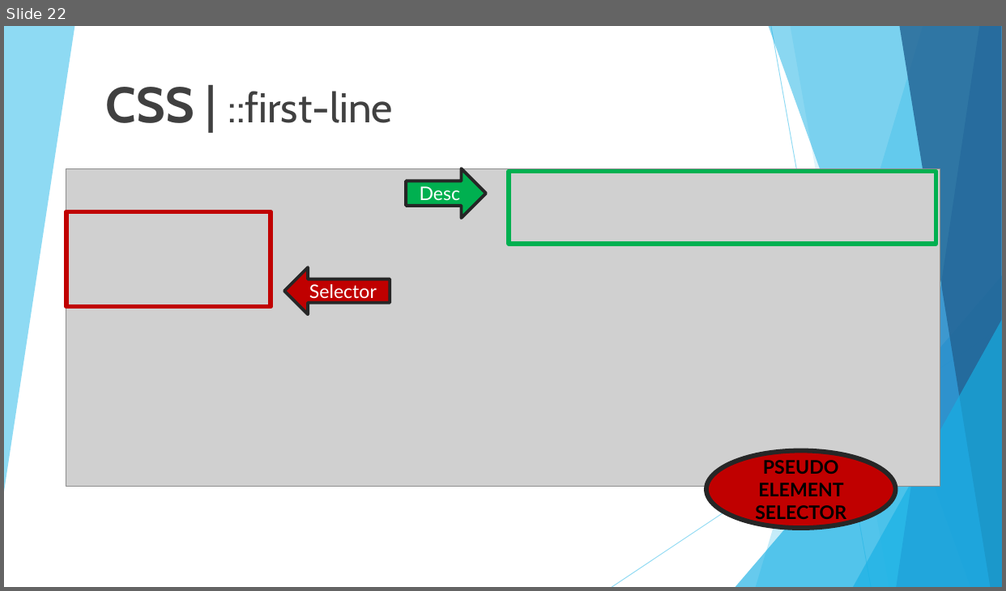
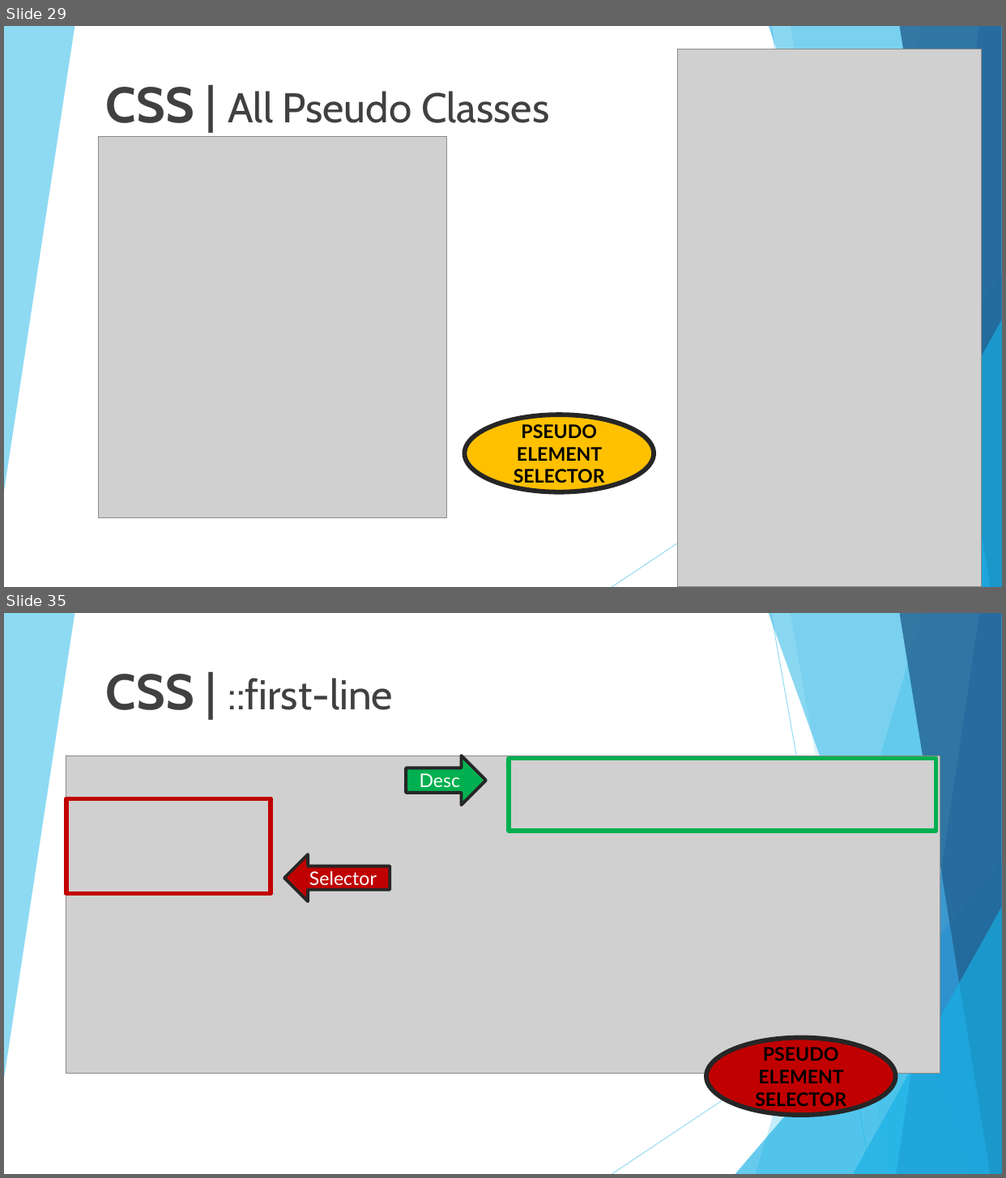
Before and after one commit to 01Primo/slides, a slide deck: 05_CSS.pptx. Shown one above the other, each under a label of ours: slide 22 before the commit, slides 29 and 35 after it; the slides between them are not shown. The pictures are 1006x591 and 1006x1178 pixels, drawn with LibreOffice and Linux fonts; fonts in the diff are those of the drawing; grey boxes stand for pictures. Boxes give left, top, right and bottom in pixels: in the first picture for what was removed or moved away, otherwise in the second. Text is boxed around its words. In the diff, an @@ line names an element or a change of style, - is before the commit and + after.

```diff
--- a/05_CSS.pptx
+++ b/05_CSS.pptx
@@ slide 29 added at [4, 26, 1002, 587], background #FFFFFF; not listed: 10 template elements that a slide beside it also shows @@
@@ picture added at [678, 49, 982, 587] @@
@@ title added at [106, 87, 549, 123], 40 pt, text #404040 @@
+CSS | All Pseudo Classes
@@ picture added at [98, 136, 446, 518] @@
@@ ellipse added at [464, 416, 654, 493], fill #FFC000, outline #262626 4.5 pt, 18 pt, text #000000, bold @@
+PSEUDO ELEMENT SELECTOR
@@ what was slide 22 is now slide 35 @@
```
Also in this commit, not shown: 2 slides changed, 14 other slides added, 1 slide removed.
